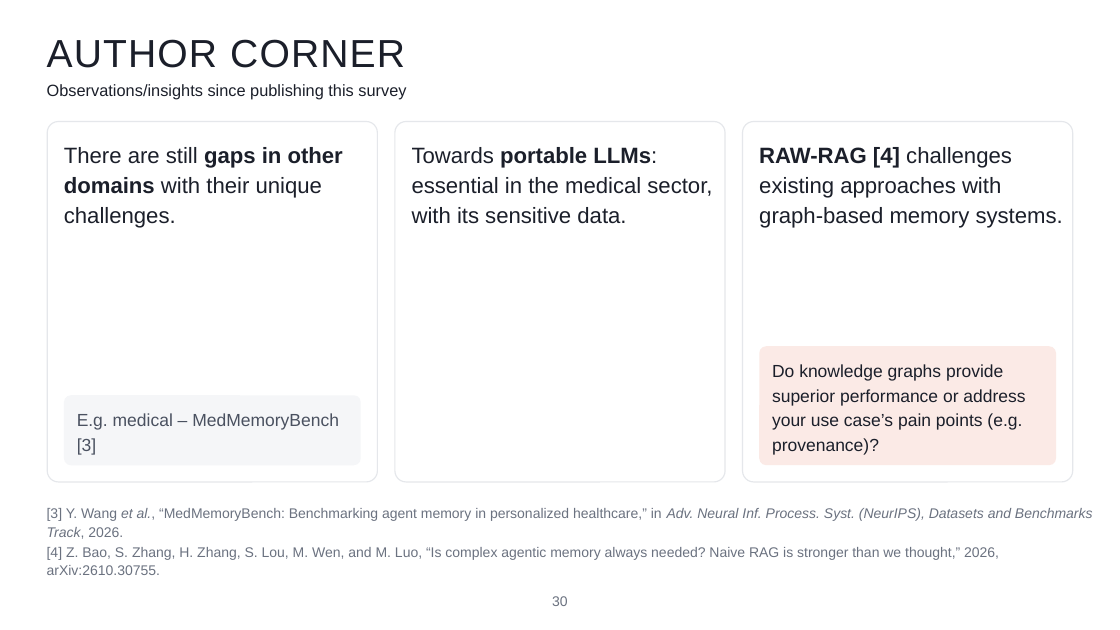
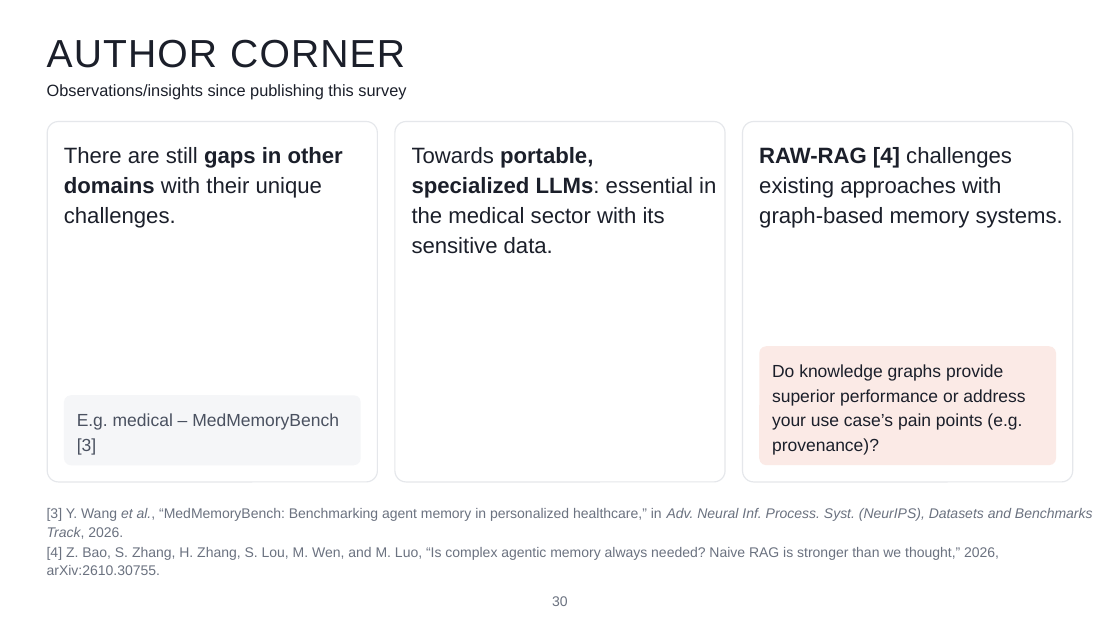
Before and after one commit to icedpanda/awesome-personalized-graph-memory, a slide deck: slide 28 of slides/Graph-Based Personalized Memory for LLM Agents — ICKG 2026.pptx. Drawn at 1120x630 pixels with LibreOffice and Linux fonts; fonts in the diff are those of the drawing. Boxes give left, top, right and bottom in pixels: in the first picture for what was removed or moved away, otherwise in the second. Text is boxed around its words. In the diff, an @@ line names an element or a change of style, - is before the commit and + after.

```diff
--- a/slides/Graph-Based Personalized Memory for LLM Agents — ICKG 2026.pptx
+++ b/slides/Graph-Based Personalized Memory for LLM Agents — ICKG 2026.pptx
@@ text in rounded rectangle at [412,147,716,254]: text changed @@
-Towards portable LLMs: essential in the medical sector, with its sensitive data.
+Towards portable, specialized LLMs: essential in the medical sector with its sensitive data.
```
Also in this commit, not shown: 1 other slide changed, 1 other file.
